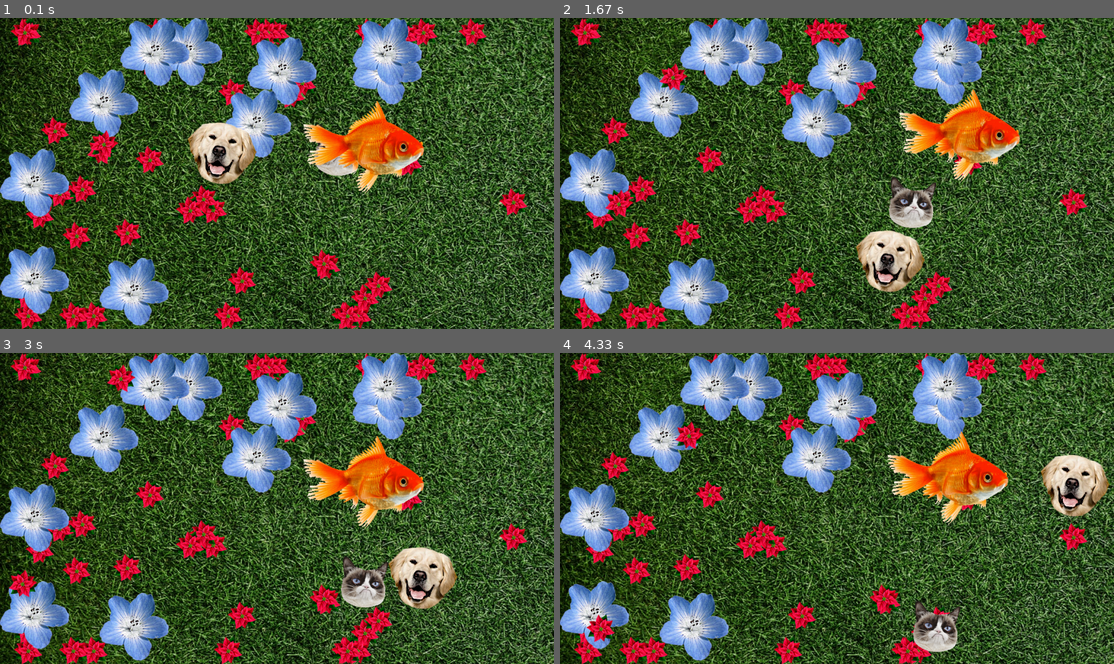
Above: before the commit, frames 1-4 (two rows, left to right).
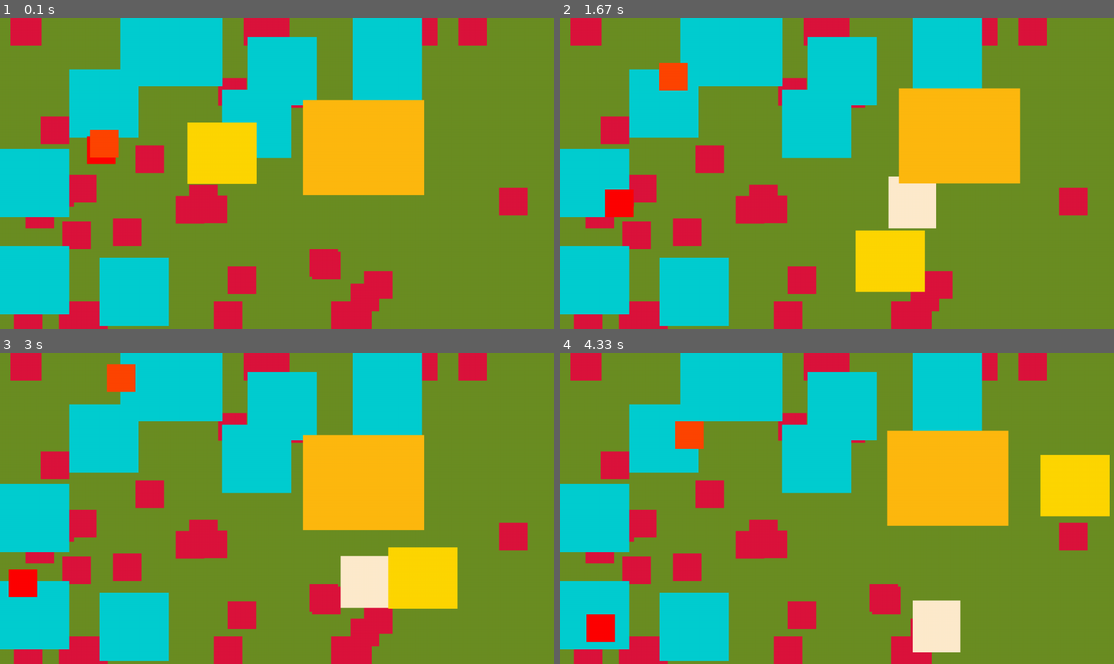
Above: after the commit, the same moments.

Repository: jimmygizmo/pygamefun
Game: pygame game, started from game/main.py
Same seed, same stepped clock (60 frames per second), same inputs: the game is played once before the commit and once after it.
Inputs:
- Up to frame 1 (0.1 s): no input
- Up to frame 2 (1.67 s): hold Right 0.33-0.8 s; hold Up 0.83-1.13 s; hold Right 1.17-1.63 s
- Up to frame 3 (3 s): hold Left 1.67-2.2 s; hold Down 2.23-2.53 s; hold Left 2.57-2.97 s
- Up to frame 4 (4.33 s): hold Up 3-3.37 s; hold Right 3.4-4.03 s; hold Down from 4.07 s (still down)

The runs differ from the first frame. In frame 1, 97% of the frame differs, in the area x 0-100%, y 0-100%; in frame 2, 98%; in frame 3, 97%; in frame 4, 98%.

Commit message:
refactored all Spec definitions to eliminate intermediate variables and use all anonymous composition. reformatted/cleaned for more consistency, simplicity.

Diff:
--- a/game/main.py
+++ b/game/main.py
@@ -16,16 +16,24 @@
 BGCOLOR = 'olivedrab'
 BGIMG = 'lawn-bg-dark-2560x1440.jpg'  # 'grass-field-med-1920x1249.jpg'  # 'lawn-bg-dark-2560x1440.jpg'
 ASSET_PATH = 'assets'  # Relative path with no trailing slash.
-DEBUG = False
-# List of tuples of the phase name and the phase duration in phase units (currently 1 second) TODO: Fix. FRAMES!!!!!
-ENVIRO_PHASES = collections.deque(  # More efficient at popping from the left side of a list.
-    [('peace', 800), ('rogue', 160), ('chaos', 400), ('frozen', 60), ('rogue', 50), ('frozen', 110)]
-)  # p, r, c, f
-# ANOTHER PERSPECTIVE: ephases are sort of motion-modification macros on a timer schedule that repeats (currently.)
+DEBUG = True
 ACID_MODE = False  # Suppress background re-painting. This makes objects leave psychedelic trails for a fun effect.
 
-
-PlayerSpec = TypedDict('PlayerSpec', {
+# List of tuples of the phase name and the phase duration in frames/iterations. collections.deque.popleft() is said
+# to be efficient at popping from the left side of a list. I'm just giving it a try. There are many ways to rotate a list.
+ENVIRO_PHASES = collections.deque([
+     ('peace', 800),
+     ('rogue', 160),
+     ('chaos', 400),
+     ('frozen', 60),
+     ('rogue', 50),
+     ('frozen', 110),
+     ]
+)  # The equivalent Spec keys for these phases are simply the first letters of the phase names: p, r, c, f
+
+
+PlayerSpec = TypedDict('PlayerSpec',
+    {
         'name': str,  # Player short name
         'instance_id' : int,  # 0-based Int serial number unique to each instance of Player created. -1 means no instance created for this spec yet. (Jumping through MyPy hoops. Can't use None.) We are transitioning to OOP. This will all change.
         'img': str,  # Filename of PNG (with transparency)
@@ -41,32 +49,33 @@
         'r': float,  # Enviro: Rogue (speed)
         'c': float,  # Enviro: Chaos (speed)
         'f': float,  # Enviro: Frozen (speed)
-        })
+    }
+)  # PlayerSpec
 
 # PLAYER DATA - Initial state for a single player (usually) or possibly multiple players.
-player_specs = []
-
-player1: PlayerSpec = {
-           'name': 'fishy',
-           'instance_id': -1,
-           'img':  'goldfish-280x220.png',
-           'flip': False,
-           'w': 280,
-           'h': 220,
-           'color': 'darkgoldenrod1',
-           'x': 840.0,
-           'y': 300.0,
-           'd': pygame.math.Vector2((-0.994, -0.114)),  # placeholder instance (mypy)
-           's': 80.0,
-           'p': 90.0,
-           'r': 100.0,
-           'c': 700.0,
-           'f': 2850.0,
-           }
-player_specs.append(player1)
-
-
-NpcSpec = TypedDict('NpcSpec', {
+player_specs: list[PlayerSpec] = [
+    {
+        'name': 'fishy',
+        'instance_id': -1,
+        'img':  'goldfish-280x220.png',
+        'flip': False,
+        'w': 280,
+        'h': 220,
+        'color': 'darkgoldenrod1',
+        'x': 840.0,
+        'y': 300.0,
+        'd': pygame.math.Vector2((-0.994, -0.114)),  # placeholder instance (mypy)
+        's': 80.0,
+        'p': 90.0,
+        'r': 100.0,
+        'c': 700.0,
+        'f': 2850.0,
+    },
+]  # player_specs: list[PlayerSpec]
+
+
+NpcSpec = TypedDict('NpcSpec',
+    {
         'name': str,  # NPC short name
         'instance_id' : int,  # 0-based Int serial number unique to each instance of Entity created. -1 means no instance created for this spec yet. (Jumping through MyPy hoops. Can't use None.) We are transitioning to OOP. This will all change.
         'img': str,  # Filename of PNG (with transparency)
@@ -82,87 +91,85 @@
         'r': float,  # Enviro: Rogue (speed)
         'c': float,  # Enviro: Chaos (speed)
         'f': float,  # Enviro: Frozen (speed)
-        })
+    }
+)  # NpcSpec
 
 # NPC DATA - Initial state for a handful of NPCs that move, experience physics and interact. W/initial motion.
-npc_specs = []
-
-npc1: NpcSpec = {
-           'name': 'red-flower-floaty',
-           'instance_id': -1,
-           'img':  'red-flower-66x64.png',
-           'flip': False,
-           'w': 66,
-           'h': 64,
-           'color': 'red1',
-           'x': 240.0,
-           'y': 300.0,
-           'd': pygame.math.Vector2((-0.624, 0.782)),  # placeholder instance (mypy)
-           's': 100.0,
-           'p': 100.0,
-           'r': 100.0,
-           'c': 350.0,
-           'f': 2.0,
-           }
-npc_specs.append(npc1)
-npc2: NpcSpec = {
-           'name': 'red-flower-drifty',
-           'instance_id': -1,
-           'img':  'red-flower-66x64.png',
-           'flip': True,
-           'w': 66,
-           'h': 64,
-           'color': 'orangered',
-           'x': 240.0,
-           'y': 300.0,
-           'd': pygame.math.Vector2((0.137, -0.991)),  # placeholder instance (mypy)
-           's': 100.0,
-           'p': 100.0,
-           'r': 100.0,
-           'c': 420.0,
-           'f': 3.0,
-           }
-npc_specs.append(npc2)
-npc3: NpcSpec = {
-           'name': 'goldie',
-           'instance_id': -1,
-           'img': 'gold-retriever-160x142.png',
-           'flip': True,
-           'w': 160,
-           'h': 142,
-           'color': 'gold',
-           'x': 500.0,
-           'y': 300.0,
-           'd': pygame.math.Vector2((1.0, 1.0)),  # placeholder instance (mypy)
-           's': 141.0,
-           'p': 160.0,
-           'r': 880.0,
-           'c': 1290.0,
-           'f': 10.0,
-           }
-npc_specs.append(npc3)
-npc4: NpcSpec = {
-           'name': 'grumpy',
-           'instance_id': -1,
-           'img':  'grumpy-cat-110x120.png',
-           'flip': True,
-           'w': 110,
-           'h': 120,
-           'color': 'blanchedalmond',
-           'x': 780.0,
-           'y': 300.0,
-           'd': pygame.math.Vector2((0.261, 0.966)),  # placeholder instance (mypy)
-           's': 90.0,
-           'p': 80.0,
-           'r': 50.0,
-           'c': 2170.0,
-           'f': 40.0,
-           }
-npc_specs.append(npc4)
+npc_specs: list[NpcSpec] = [
+    {
+       'name': 'red-flower-floaty',
+       'instance_id': -1,
+       'img':  'red-flower-66x64.png',
+       'flip': False,
+       'w': 66,
+       'h': 64,
+       'color': 'red1',
+       'x': 240.0,
+       'y': 300.0,
+       'd': pygame.math.Vector2((-0.624, 0.782)),  # placeholder instance (mypy)
+       's': 100.0,
+       'p': 100.0,
+       'r': 100.0,
+       'c': 350.0,
+       'f': 2.0,
+    },
+    {
+       'name': 'red-flower-drifty',
+       'instance_id': -1,
+       'img':  'red-flower-66x64.png',
+       'flip': True,
+       'w': 66,
+       'h': 64,
+       'color': 'orangered',
+       'x': 240.0,
+       'y': 300.0,
+       'd': pygame.math.Vector2((0.137, -0.991)),  # placeholder instance (mypy)
+       's': 100.0,
+       'p': 100.0,
+       'r': 100.0,
+       'c': 420.0,
+       'f': 3.0,
+    },
+    {
+       'name': 'goldie',
+       'instance_id': -1,
+       'img': 'gold-retriever-160x142.png',
+       'flip': True,
+       'w': 160,
+       'h': 142,
+       'color': 'gold',
+       'x': 500.0,
+       'y': 300.0,
+       'd': pygame.math.Vector2((1.0, 1.0)),  # placeholder instance (mypy)
+       's': 141.0,
+       'p': 160.0,
+       'r': 880.0,
+       'c': 1290.0,
+       'f': 10.0,
+    },
+    {
+       'name': 'grumpy',
+       'instance_id': -1,
+       'img':  'grumpy-cat-110x120.png',
+       'flip': True,
+       'w': 110,
+       'h': 120,
+       'color': 'blanchedalmond',
+       'x': 780.0,
+       'y': 300.0,
+       'd': pygame.math.Vector2((0.261, 0.966)),  # placeholder instance (mypy)
+       's': 90.0,
+       'p': 80.0,
+       'r': 50.0,
+       'c': 2170.0,
+       'f': 40.0,
+    },
+]  # npc_specs: list[NpcSpec]
 
 
 # TypedDict for PROP_TEMPLATE
-PropTemplate = TypedDict('PropTemplate', {
+PropTemplate = TypedDict('PropTemplate',
+    {
         'name': str,
         'img': str,
         'flip': bool,  # If True, image will be flipped horizontally at the time of loading
@@ -173,39 +180,40 @@
         'y': float,
         'spray_count': int,
         'spray_radius': float,
-        })
+    }
+)  # PropTemplate
 
 # PROP DATA - Initial state for a handful of non-moving props. Includes specs for random instantiation (spraying).
-prop_templates = []
-prop_template1: PropTemplate = {
-           'name': 'red-flower',
-           'img':  'red-flower-66x64.png',
-           'flip': False,
-           'w': 66,
-           'h': 64,
-           'color': 'crimson',
-           'x': 640.0,
-           'y': 360.0,
-           'spray_count': 40,
-           'spray_radius': 600.0,
-           }
-prop_templates.append(prop_template1)
-prop_template2: PropTemplate = {
-           'name': 'blue-flower',
-           'img':  'blue-flower-160x158.png',
-           'flip': False,
-           'w': 160,
-           'h': 158,
-           'color': 'darkturquoise',
-           'x': 510.0,
-           'y': 160.0,
-           'spray_count': 10,
-           'spray_radius': 480.0,
-           }
-prop_templates.append(prop_template2)
+prop_templates: list[PropTemplate] = [
+    {
+       'name': 'red-flower',
+       'img':  'red-flower-66x64.png',
+       'flip': False,
+       'w': 66,
+       'h': 64,
+       'color': 'crimson',
+       'x': 640.0,
+       'y': 360.0,
+       'spray_count': 40,
+       'spray_radius': 600.0,
+    },
+    {
+       'name': 'blue-flower',
+       'img':  'blue-flower-160x158.png',
+       'flip': False,
+       'w': 160,
+       'h': 158,
+       'color': 'darkturquoise',
+       'x': 510.0,
+       'y': 160.0,
+       'spray_count': 10,
+       'spray_radius': 480.0,
+    },
+]  # prop_templates: list[PropTemplate]
 
 # TypedDict for PROP. Props are generated dynamically, when we "spray" props from their template.
-PropSpec = TypedDict('PropSpec',{
+PropSpec = TypedDict('PropSpec',
+    {
         'name': str,
         'instance_id' : int,  # 0-based Int serial number unique to each instance of Entity created. -1 means no instance created for this spec yet. (Jumping through MyPy hoops. Can't use None.) We are transitioning to OOP. This will all change.
         'img': str,
@@ -215,7 +223,8 @@
         'color': str,
         'x': float,
         'y': float,
-        })
+    }
+)  # PropSpec
 
 
 # #############################################    CLASS DEFINITIONS    ################################################
@@ -305,8 +314,7 @@
                  direction: pygame.math.Vector2,
                  speed: float,
                  ):
-        # self.keys: list[int] = [0]  # Placeholder. MyPy gymnastics. Do we really have to do this all the time now for MyPy? I like None much better for pre-initialization.
-        self.keys: pygame.key.ScancodeWrapper = pygame.key.ScancodeWrapper()  # BETTER than the above?
+        self.keys: pygame.key.ScancodeWrapper = pygame.key.ScancodeWrapper()
         super().__init__(groups, spec, x, y, direction, speed)  # super.update() could be done first before setting all the self.* but for now I have them last.
 
     def update(self, delta_time: float, ephase_name: str):
@@ -316,7 +324,7 @@
         self.dir.x = int(self.keys[pygame.K_RIGHT]) - int(self.keys[pygame.K_LEFT])
         self.dir.y = int(self.keys[pygame.K_DOWN]) - int(self.keys[pygame.K_UP])
 
-        self.dir = self.dir.normalize() if self.dir  else self.dir
+        self.dir = self.dir.normalize() if self.dir else self.dir
 
         if self.keys[pygame.K_SPACE]:
             print('fire laser')
@@ -542,34 +550,6 @@
 
 # ###################################################    NOTES    ######################################################
 
-# GREAT page on Python Exceptions:
-# https://docs.python.org/3/library/exceptions.html
-
-# For those developing Python on Windows. Now with WSL/Ubuntu live all the time on my Windows 10/11 dev machines,
-# I am now just as happy as when using a Mac. Almost no difference. By the way, I heavily use IntelliJ IDEs like PyCharm.
-# So, on your Windows, you will want to install WSL:
-# https://learn.microsoft.com/en-us/windows/wsl/install
-
-# I'll add much more info on setting up the ultimate Windows Python/Full-Stack/Open-Source Developers Workstation.
-# I'll provide the same for Mac. Docker will be involved for some use-cases. There will be MUCH more info than just
-# the WSL link above. I work hard on fine-tuning the ultimate development environments, so you will want to check this
-# topic area out independently of this PyGame-CE project.
-
-
-# Interesting input handling - found via stackexchange:
-# https://github.com/rik-cross/pygamepal/blob/main/src/pygamepal/input.py
-
-# IMPORTANT!
-# Union type in type hinting solves the problem of allowing None pre-initialization vales and also of allowing
-# multiple/different similar types as passed arguments. I will solve both these problems using this.
-# There is a compact syntax now we can use which is extremely intuitive. I love it! Go Python! Go MyPy! Go strong typing!
-# https://medium.com/@apps.merkurev/union-type-expression-in-python-50a1b7d012cd
-
-# NOW WE CAN:
-# def f(lst: list[int | str], param: int | None) -> float | str:
-#     return ''
-#
-# f([1, 'abc'], None)
 
 
 ##
--- /dev/null
+++ b/game/notes/general-notes--one.txt
@@ -0,0 +1,29 @@
+
+# GREAT page on Python Exceptions:
+# https://docs.python.org/3/library/exceptions.html
+
+# For those developing Python on Windows. Now with WSL/Ubuntu live all the time on my Windows 10/11 dev machines,
+# I am now just as happy as when using a Mac. Almost no difference. By the way, I heavily use IntelliJ IDEs like PyCharm.
+# So, on your Windows, you will want to install WSL:
+# https://learn.microsoft.com/en-us/windows/wsl/install
+
+# I'll add much more info on setting up the ultimate Windows Python/Full-Stack/Open-Source Developers Workstation.
+# I'll provide the same for Mac. Docker will be involved for some use-cases. There will be MUCH more info than just
+# the WSL link above. I work hard on fine-tuning the ultimate development environments, so you will want to check this
+# topic area out independently of this PyGame-CE project.
+
+
+# Interesting input handling - found via stackexchange:
+# https://github.com/rik-cross/pygamepal/blob/main/src/pygamepal/input.py
+
+# IMPORTANT!
+# Union type in type hinting solves the problem of allowing None pre-initialization vales and also of allowing
+# multiple/different similar types as passed arguments. I will solve both these problems using this.
+# There is a compact syntax now we can use which is extremely intuitive. I love it! Go Python! Go MyPy! Go strong typing!
+# https://medium.com/@apps.merkurev/union-type-expression-in-python-50a1b7d012cd
+
+# NOW WE CAN:
+# def f(lst: list[int | str], param: int | None) -> float | str:
+#     return ''
+#
+# f([1, 'abc'], None)
--- /dev/null
+++ b/game/notes/links.txt
@@ -0,0 +1,36 @@
+# TUTORIAL VIDEO  (Notice some comments have a Video Timing Marker: Vid28:46)
+# This video is over 11 hours long and covers about 5 different games and a lot of PyGame details.
+# https://www.youtube.com/watch?v=8OMghdHP-zs
+
+# DOCS:
+# https://pyga.me/docs/
+
+# PyGame vs Arcade:
+# https://aircada.com/pygame-vs-arcade/
+
+# Named Colors:
+# https://pyga.me/docs/ref/color_list.html
+
+
+# GREAT page on Python Exceptions:
+# https://docs.python.org/3/library/exceptions.html
+
+# On Windows, install WSL:
+# https://learn.microsoft.com/en-us/windows/wsl/install
+
+# Interesting input handling - found via stackexchange:
+# https://github.com/rik-cross/pygamepal/blob/main/src/pygamepal/input.py
+
+# Using Union in Type Hinting .. like this:    # def f(lst: list[int | str], param: int | None) -> float | str:
+# https://medium.com/@apps.merkurev/union-type-expression-in-python-50a1b7d012cd
+
+
+
+
+
+
+
+
+
+##
+#
Renamed: game/notes/yumble-weed-idea--about-sub-classing--terminology.txt -> game/notes/tumble-weed-idea--about-sub-classing--terminology.txt
